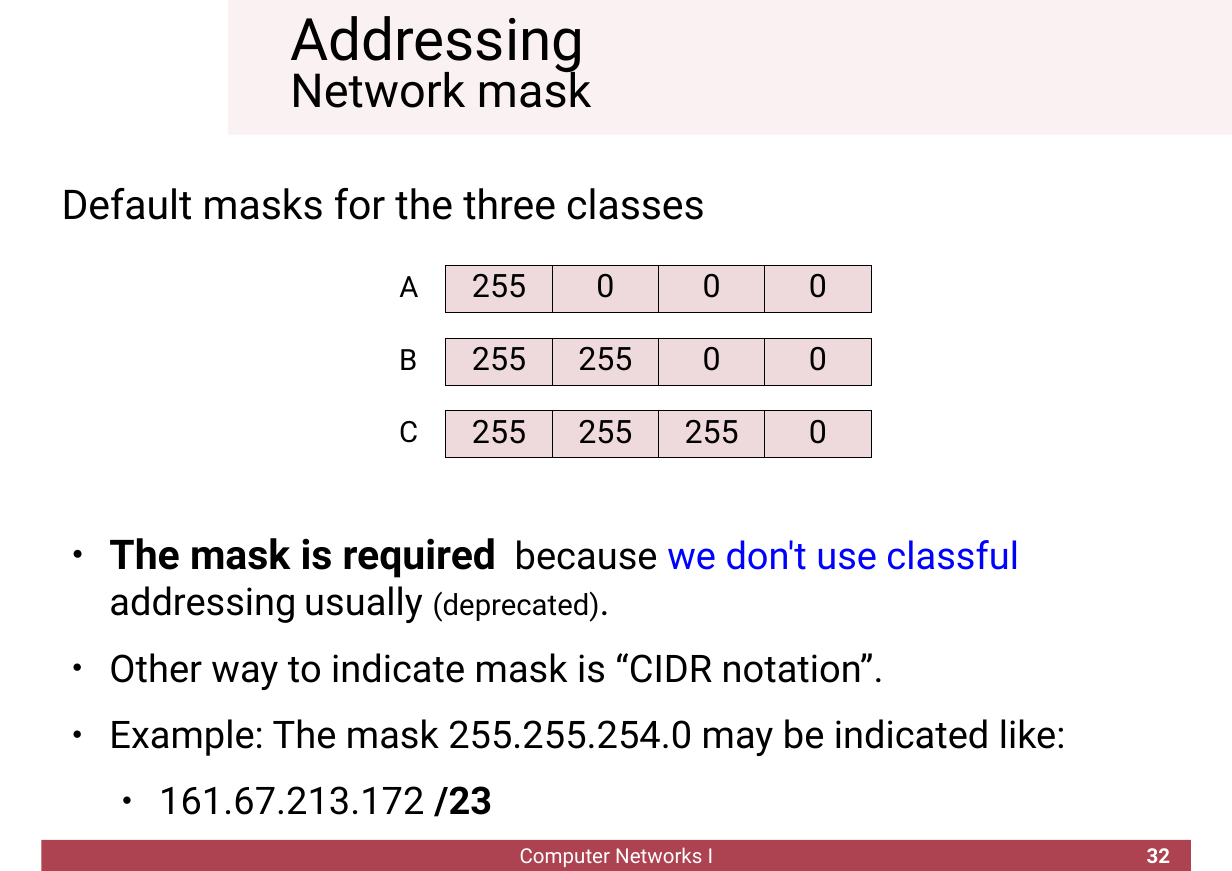
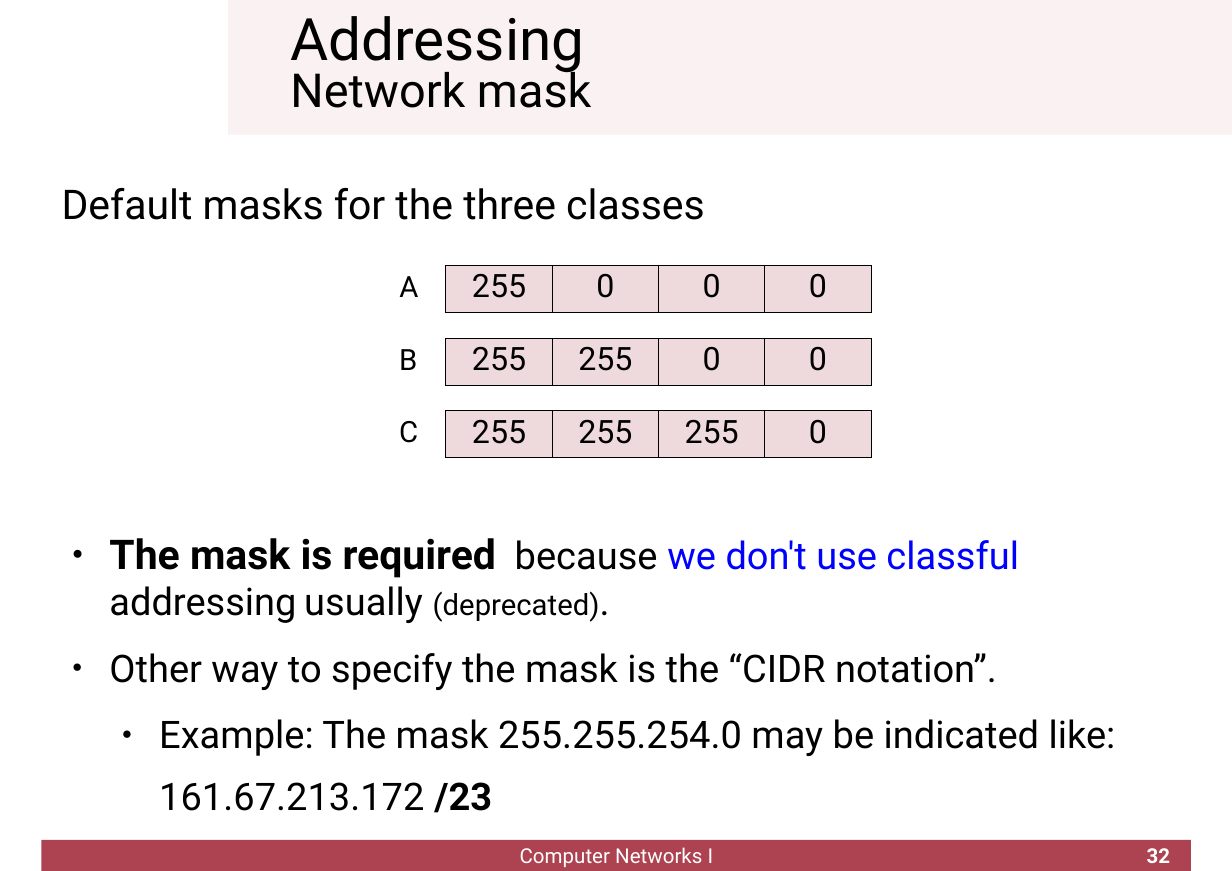
Before and after one commit to cletomartin/redes1, a slide deck: slide 32 of slides/network.odp. Drawn at 1232x871 pixels with LibreOffice and Linux fonts; fonts in the diff are those of the drawing; background and template pictures are left out. Boxes give left, top, right and bottom in pixels: in the first picture for what was removed or moved away, otherwise in the second. Text is boxed around its words. In the diff, an @@ line names an element or a change of style, - is before the commit and + after.

```diff
--- a/slides/network.odp
+++ b/slides/network.odp
@@ text at (x1=109, y1=653, x2=997, y2=690): text changed @@
-● Other way to indicate mask is “CIDR notation”.
+● Other way to specify the mask is the “CIDR notation”.
@@ text at (x1=159, y1=719, x2=1116, y2=813): list level 1 to 2 in "Example: The mask 255.255.254.0 may ..."; bullet ● to none @@
```
Also in this commit, not shown: 5 other slides changed, 1 slide added, 3 other files.
